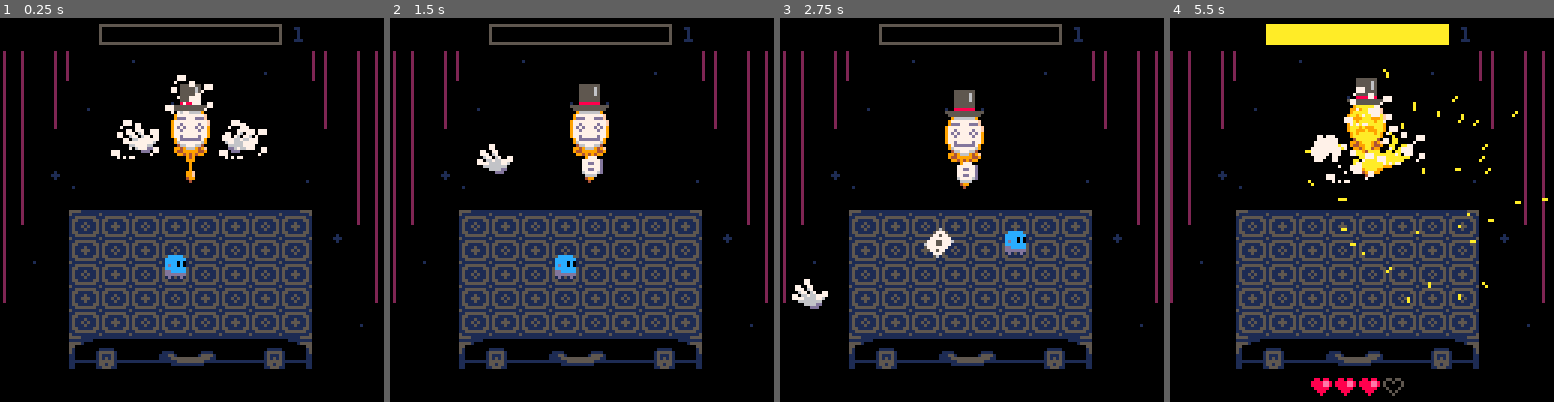
Above: before the commit, frames 1-4 (left to right).
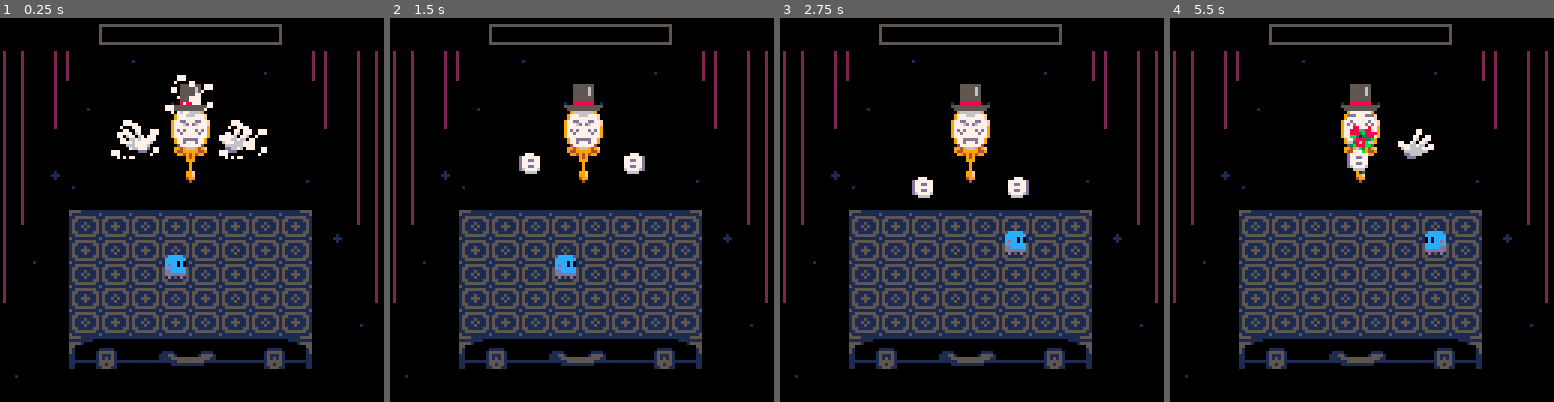
Above: after the commit, the same moments.

Repository: aylanonsense/just-one-boss
Game: PICO-8 cartridge cart.p8
Two runs of this game, one before a commit and one after it. Both use one fixed random seed, a clock stepped at 60 frames per second and the inputs below.
Inputs:
- Up to frame 1 (0.25 s): no input
- Up to frame 2 (1.5 s): tap X (X key) at 0.33, 1.07 s; tap O (Z key) at 0.7 s
- Up to frame 3 (2.75 s): hold Right 1.6-2.1 s; tap O (Z key) at 1.7, 2.1, 2.5 s; tap X (X key) at 1.85 s; hold Up 2.15-2.42 s; hold Right from 2.47 s (still down)
- Up to frame 4 (5.5 s): tap O (Z key) every 0.4 s from 2.9 to 5.3 s; tap X (X key) at 2.97, 4.08, 5.2 s; release Right at 3.03 s; hold Left 3.08-3.58 s; hold Down 3.63-3.97 s; hold Right 4.02-4.68 s; hold Up 4.73-5.03 s; hold Left from 5.08 s (still down)

The runs differ from the first frame. In frame 1, 0.7% of the frame differs, in the area x 3-79%, y 2-94%; in frame 2, 2.3%; in frame 3, 3.0%; in frame 4, 21%, in the area x 0-99%, y 1-99%.

Commit message:
Cleaned up and minified everything except the entities, also removed the color code

Diff:
--- a/cart.p8
+++ b/cart.p8
@@ -37,34 +37,32 @@
 -- useful noop function
 function noop() end
 
--- global constants
-local color_ramp_str="751000007d5100007e82100076b351007f94210076d510007776d51077776d1077e821007fa9421077fa9410776b3510776cd510776d510077fe8210777f9410"
-local color_ramps={}
-
 -- global config vars
-local beginning_phase=1
-local one_hit_ko=true
-local tiles_collected
+local beginning_phase=2
+local one_hit_ko=false
 
 -- global scene vars
 local scenes
 local scene
 local scene_frame
-local freeze_frames=0
-local screen_shake_frames=0
+local freeze_frames
+local screen_shake_frames
+local rainbow_color
 
 -- global promise vars
 local promises={}
 
 -- global entity vars
+local entities
+local new_entities
 local player
 local player_health
 local player_reflection
 local boss
+local boss_health
 local boss_reflection
-local boss_health
-local entities
-local new_entities
+
+-- global entities classes
 local entity_classes={
 	instructions={
 		x=40,
@@ -76,29 +74,31 @@
 			for i=0,3 do
 				if btn(i) and not self.button_presses[i] then
 					self.num_buttons_pressed+=1
+					local frames=150-30*self.num_buttons_pressed
 					if self.frames_to_death<=0 then
-						self.frames_to_death=180-30*self.num_buttons_pressed
+						self.frames_to_death=frames
 					else
-						self.frames_to_death=min(self.frames_to_death,180-30*self.num_buttons_pressed)
+						self.frames_to_death=min(self.frames_to_death,frames)
 					end
 					self.button_presses[i]=true
 				end
 			end
 		end,
 		draw=function(self)
-			local x,y,fade=self.x,self.y,0
-			if self.frames_to_death>0 then
-				fade=min(0,flr(self.frames_to_death/15)-3)
-			end
-			print("press",x-9,y-18,get_color(6,fade))
+			local x,y=self.x,self.y
+			print("press",x-9,y-18,self:calc_color(4))
 			print("to move",x-13,y+16)
-			print("”",x-3,y-9,self:choose_color(2,fade)) -- up
-			print("‹",x-13,y-1,self:choose_color(0,fade)) -- left
-			print("‘",x+7,y-1,self:choose_color(1,fade)) -- right
-			print("ƒ",x-3,y+7,self:choose_color(3,fade)) -- down
-		end,
-		choose_color=function(self,dir,fade)
-			return get_color(ternary(self.button_presses[dir],6,13),fade)
+			print("”",x-3,y-9,self:calc_color(2)) -- up
+			print("‹",x-13,y-1,self:calc_color(0)) -- left
+			print("‘",x+7,y-1,self:calc_color(1)) -- right
+			print("ƒ",x-3,y+7,self:calc_color(3)) -- down
+		end,
+		calc_color=function(self,dir)
+			if self.frames_to_death==mid(1,self.frames_to_death,20) then
+				return 1
+			else
+				return ternary(self.button_presses[dir],6,13)
+			end
 		end,
 		on_death=function(self)
 			spawn_magic_tile(50)
@@ -208,8 +208,8 @@
 				spritesheet_x=66
 				if self.bump_frames<=0 then
 					local c=ternary(self.teeter_frames%4<2,8,9)
-					pal2(c)
-					pal2(17-c,self.secondary_color)
+					palt2(c)
+					pal(17-c,self.secondary_color)
 					spritesheet_x=44
 				end
 				if facing=="up" then
@@ -230,9 +230,9 @@
 				spritesheet_x,spritesheet_y,spritesheet_height,dx,dy,flipped=77,0,10,5,8,self.stun_frames%6>3
 			end
 			-- draw the sprite
-			pal2(3)
-			pal2(12,self.primary_color)
-			pal2(13,self.secondary_color)
+			palt2(3)
+			pal(12,self.primary_color)
+			pal(13,self.secondary_color)
 			pal(1,self.eye_color)
 			if self.invincibility_frames%4<2 or self.stun_frames>0 then
 				sspr2(spritesheet_x,spritesheet_y,11,spritesheet_height,self.x-dx,self.y-dy,flipped)
@@ -311,7 +311,7 @@
 		end,
 		draw=function(self)
 			if self.visible then
-				pal2(3)
+				palt2(3)
 				local i
 				for i=1,4 do
 					local sprite
@@ -370,7 +370,7 @@
 		draw=function(self)
 			if self.visible then
 				local x,y=self.x,self.y
-				rect(x-30,y-3,x+30,y+3,get_color(ternary(self.rainbow_frames>0,16,5)))
+				rect(x-30,y-3,x+30,y+3,ternary(self.rainbow_frames>0,rainbow_color,5))
 				rectfill(x-30,y-3,x+mid(-30,-31+self.visible_health,29),y+3)
 			end
 		end,
@@ -406,14 +406,17 @@
 			end
 		end,
 		draw=function(self)
-			local x,y,tile_color,bg_color,fade=self.x,self.y,16,1,max(0,3-flr(self.frames_alive/2))
-			if self.frames_to_death>0 then
-				tile_color,bg_color,fade=6,6,flr(self.frames_to_death/4)
+			local x,y,tile_color,bg_color=self.x,self.y,rainbow_color,1
+			if self.frames_to_death>0 or self.frames_alive<4 then
+				tile_color,bg_color=7,7
+				if self.frames_to_death==mid(1,self.frames_to_death,2) then
+					tile_color,bg_color=6,6
+				end
 			end
 			-- draw background
-			rectfill(x-4,y-3,x+4,y+3,get_color(bg_color,fade))
+			rectfill(x-4,y-3,x+4,y+3,bg_color)
 			-- draw tile
-			rect(x-4,y-3,x+4,y+3,get_color(tile_color,fade))
+			rect(x-4,y-3,x+4,y+3,tile_color)
 			rect(x-2,y-1,x+2,y+1)
 		end,
 		on_hurt=function(self)
@@ -465,11 +468,11 @@
 			self:apply_velocity()
 		end,
 		draw=function(self)
-			pal2(3)
+			palt2(3)
 			-- some cards are red
 			if self.has_heart then
-				pal2(5,8)
-				pal2(6,15)
+				pal(5,8)
+				pal(6,15)
 			end
 			-- spin counter-clockwise when moving left
 			local f=flr(self.frames_alive/5)%4
@@ -492,9 +495,9 @@
 			self.hitbox_channel=ternary(self.frames_to_death>self.hittable_frames,1,0) -- player
 		end,
 		draw=function(self)
-			pal2(4)
-			pal2(8,self.color)
-			pal2(15,self.accent_color)
+			palt2(4)
+			pal(8,self.color)
+			pal(15,self.accent_color)
 			sspr2(9*ceil(self.frames_to_death/34)+88,85,9,8,self.x-4,self.y-4,self.flipped)
 		end,
 		bloom=function(self)
@@ -526,7 +529,7 @@
 			self:apply_velocity()
 		end,
 		draw=function(self)
-			pal2(3)
+			palt2(3)
 			if self.frames_alive<36 then
 				circfill(self.target_x,self.target_y,min(flr(self.frames_alive/7),4),2)
 			end
@@ -567,17 +570,7 @@
 			self:apply_velocity()
 		end,
 		draw=function(self)
-			local fade=0
-			if self.fade_in_rate then
-				fade=max(fade,3-flr(self.frames_alive/self.fade_in_rate))
-			end
-			if self.fade_out_rate then
-				fade=min(fade,flr(self.frames_to_death/self.fade_out_rate)-3)
-			end
-			if self.reverse_fade then
-				fade*=-1
-			end
-			line(self.x,self.y,self.prev_x,self.prev_y,get_color(self.color,fade))
+			line(self.x,self.y,self.prev_x,self.prev_y,ternary(self.color==16,rainbow_color,self.color))
 		end
 	},
 	magic_mirror={
@@ -617,9 +610,6 @@
 				local x,y,angle=self.x,self.y,rnd()
 				spawn_entity("particle",x+22*cos(angle),y+22*sin(angle),{
 					color=14,
-					fade_in_rate=3,
-					fade_out_rate=2,
-					reverse_fade=true,
 					frames_to_death=18
 				}):move(x,y,20,ease_out)
 			end
@@ -629,12 +619,12 @@
 			if self.is_reflection then
 				local i
 				for i=1,15 do
-					pal2(i,3)
-				end
-				pal2(7,11)
-				pal2(6,11)
-			end
-			pal2(3)
+					pal(i,3)
+				end
+				pal(7,11)
+				pal(6,11)
+			end
+			palt2(3)
 			if self.visible then
 				-- draw mirror
 				sspr2(115,84,13,30,x-6,y-12)
@@ -647,17 +637,14 @@
 				if not self.is_reflection then
 					local i
 					for i=1,15 do
-						pal2(i,16)
+						pal(i,rainbow_color)
 					end
-					if self.expression>0 and self.expression!=5 and self.expression!=4 then
-						pal2(13,16,-1)
-					end
-					pal2(3)
+					palt2(3)
 				end
 				sspr2(117,114,11,14,x-5,y-7,false,self.expression==5 and (self.frames_alive)%4<2)
 				if not self.is_reflection then
 					pal()
-					pal2(3)
+					palt2(3)
 				end
 			end
 			if self.visible then
@@ -882,7 +869,7 @@
 					self.left_hand:move(-18,6,20,ease_in,nil,true)
 				end)
 			return promise:and_then_sequence(
-				{self.right_hand,"move",0,10,20,ease_in_out,{-25,-20,-25,0},true},
+				{self.right_hand,"move",0,10,20,ease_out_in,{-25,-20,-25,0},true},
 				15)
 		end,
 		conjure_flowers=function(self,density)
@@ -1188,25 +1175,24 @@
 			local x,y=self.x+self.idle_x,self.y+self.idle_y
 			if self.visible then
 				if self.is_holding_bouquet then
-					pal2(4)
+					palt2(4)
 					sspr2(97,85,9,16,self.x-1,self.y-12)
 					pal()
 				end
 				if self.is_reflection then
 					local i
 					for i=1,15 do
-						pal2(i,3)
+						pal(i,3)
 					end
-					pal2(7,11)
-					pal2(6,11)
+					pal(7,11)
+					pal(6,11)
 				elseif boss_health.rainbow_frames>0 then
 					local i
 					for i=1,15 do
-						pal2(i,16)
+						pal(i,rainbow_color)
 					end
-					pal2(13,16,-1)
-				end
-				pal2(3)
+				end
+				palt2(3)
 				sspr2(12*self.pose-12,51,12,11,x-ternary(self.is_right_hand,7,4),y-8,self.is_right_hand)
 				if self.holding_wand then
 					if self.pose==1 then
@@ -1304,7 +1290,7 @@
 		end,
 		move_to_row=function(self,row)
 			return self:promise("set_pose",3)
-				:and_then("move",40+50*self.dir,8*row-4,18,ease_in_out,{10*self.dir,-10,10*self.dir,10})
+				:and_then("move",40+50*self.dir,8*row-4,18,ease_out_in,{10*self.dir,-10,10*self.dir,10})
 				:and_then("set_pose",2)
 		end,
 		set_pose=function(self,pose)
@@ -1335,11 +1321,11 @@
 		frames_to_death=150,
 		hurtbox_channel=2, -- pickup
 		draw=function(self)
-			pal2(3)
+			palt2(3)
 			local f=self.frames_to_death
 			if f>30 or f%4>1 then
 				if (f+4)%30>14 then
-					pal2(14,8)
+					pal(14,8)
 				end
 				sspr2(ternary(f%30<20,36,45),30,9,7,self.x-4,self.y-5-max(0,self.frames_alive-0.09*self.frames_alive*self.frames_alive))
 			end
@@ -1355,37 +1341,28 @@
 		frames_to_death=12,
 		render_layer=9,
 		draw=function(self)
-			pal2(3)
+			palt2(3)
 			sspr2(16*flr(self.frames_alive/3),37,16,14,self.x-8,self.y-8)
 		end
 	}
 }
 
-
 -- primary pico-8 functions (_init, _update, _draw)
 function _init()
-	-- unpack the color ramps from hex to actual ints
-	local i,j
-	for i=0,15 do
-		color_ramps[i]={}
-		for j=1,8 do
-			add(color_ramps[i],("0x"..(sub(color_ramp_str,8*i+j,8*i+j)))+0)
-		end
-	end
-	-- set up the scenes now that the functions are defined
+	-- set up the scenes
 	scenes={
 		game={init_game,update_game,draw_game}
 	}
 	-- run the "game" scene
-	scene,scene_frame=scenes.game,0
+	scene,scene_frame,freeze_frames,screen_shake_frames=scenes.game,0,0,0
 	calc_rainbow_color()
 	scene[1]()
 end
 
-local skip_frames=0
+-- local skip_frames=0
 function _update()
-	skip_frames=increment_counter(skip_frames)
-	if skip_frames%1>0 then return end
+	-- skip_frames=increment_counter(skip_frames)
+	-- if skip_frames%1>0 then return end
 	if freeze_frames>0 then
 		freeze_frames=decrement_counter(freeze_frames)
 		player:check_inputs() -- todo other scenes won't like this
@@ -1422,17 +1399,14 @@
 	-- reset everything
 	entities,new_entities={},{}
 	-- create starting entities
-	tiles_collected=0
-	player=spawn_entity("player",35,20)
-	player_health=spawn_entity("player_health")
-	player_reflection=nil
-	boss=nil
-	boss_reflection=nil
-	boss_health=spawn_entity("boss_health")
-	if beginning_phase>0 then
+	player_health,player,player_reflection=spawn_entity("player_health"),spawn_entity("player",35,20) -- ,nil
+	boss_health,boss,boss_reflection=spawn_entity("boss_health") -- ,nil,nil
+	if beginning_phase==0 then
+		spawn_entity("instructions")
+	else
+		-- skip to certain phase of the fight (for debug purposes)
 		boss=spawn_entity("magic_mirror")
 		boss.visible=true
-		-- player_health.visible=true
 		boss_health.visible=true
 		boss_health.phase=beginning_phase-1
 		if beginning_phase>3 then
@@ -1443,9 +1417,6 @@
 			"phase_change",
 			"return_to_ready_position",
 			"decide_next_action")
-	else
-		-- start the slow intro to the game
-		spawn_entity("instructions")
 	end
 	-- immediately add new entities to the game
 	add_new_entities()
@@ -1453,7 +1424,9 @@
 
 function update_game()
 	-- sort entities for updating
-	sort_list(entities,updates_before)
+	sort_list(entities,function(a,b)
+		return a.update_priority>b.update_priority
+	end)
 	-- update entities
 	local entity
 	for entity in all(entities) do
@@ -1485,7 +1458,9 @@
 	-- remove dead entities from the game
 	filter_out_finished(entities)
 	-- sort entities for rendering
-	sort_list(entities,renders_on_top_of)
+	sort_list(entities,function(a,b)
+		return ternary(a.render_layer==b.render_layer,a:row()>b:row(),a.render_layer>b.render_layer)
+	end)
 end
 
 function draw_game()
@@ -1496,10 +1471,40 @@
 	end
 	-- draw the background
 	camera(shake_x,-11)
-	draw_background()
+	-- draw "curtains"
+	local curtains,i={1,83,7,57,18,25,22,9}
+	for i=1,#curtains,2 do
+		local x,y=curtains[i],curtains[i+1]
+		line(x,0,x,y,2)
+		line(126-x,0,126-x,y)
+	end
+	-- draw stars
+	local stars={29,19,88,7,18,41,44,3,102,43,24,45,112,62,11,70,5,108,120,91,110,119}
+	circ(18,41,1,1)
+	circ(112,62,1)
+	for i=1,#stars,2 do
+		pset(stars[i],stars[i+1])
+	end
 	-- draw tiles
 	camera(shake_x-23,-65)
-	draw_tiles()
+	palt2(3)
+	local c,r
+	for c=0,7 do
+		for r=0,4 do
+			sspr2(93+(c+r)%2*11,76,11,9,10*c,8*r)
+		end
+	end
+	-- draw some other grid stuff
+	color(1)
+	line(16,-1,64,-1)
+	line(16,41,64,41)
+	line(16,49,64,49)
+	sspr2(68,90,20,5,30,46)
+	for i=0,1 do
+		sspr2(59,102,16,2,65*i,-1,i==1,true)
+		sspr2(59,102,16,12,65*i,40,i==1)
+	end
+	pal()
 	-- draw entities
 	foreach(entities,function(entity)
 		if not entity.is_user_interface then
@@ -1509,7 +1514,28 @@
 	end)
 	-- draw ui
 	camera(shake_x)
-	draw_ui()
+	-- palt2(3)
+	-- -- draw black boxes
+	-- rectfill(0,0,127,10,0)
+	-- rectfill(0,118,127,128)
+	-- -- draw score multiplier
+	-- sspr2(117,0,11,7,6,2)
+	-- print("4",8,3,0)
+	-- -- draw score
+	-- print("25700",101,3,1)
+	-- -- draw lives
+	-- sspr2(118,7,10,5,7,120)
+	-- print("3",19,120)
+	-- -- draw timer
+	-- print("17:03",101,120)
+	-- draw ui entities
+	pal()
+	foreach(entities,function(entity)
+		if entity.is_user_interface then
+			entity:draw()
+			pal()
+		end
+	end)
 	-- draw guidelines
 	-- camera()
 	-- color(3)
@@ -1525,75 +1551,71 @@
 	-- line(127,0,127,127) -- unused right line
 end
 
-function draw_background()
-	-- draw "curtains"
-	local curtains={1,83,7,57,18,25,22,9}
+-- particle functions
+function spawn_particle_burst(x,y,num_particles,color,speed)
 	local i
-	for i=1,#curtains,2 do
-		local x,y=curtains[i],curtains[i+1]
-		line(x,0,x,y,2)
-		line(126-x,0,126-x,y)
+	for i=1,num_particles do
+		local angle,particle_speed=(i+rnd(0.7))/num_particles,speed*rnd_num(0.5,1.2)
+		spawn_entity("particle",x,y,{
+			vx=particle_speed*cos(angle),
+			vy=particle_speed*sin(angle)-speed/2,
+			color=color,
+			gravity=0.1,
+			friction=0.25,
+			frames_to_death=rnd_int(13,19)
+		})
 	end
-	-- draw stars
-	local stars={29,19,88,7,18,41,44,3,102,43,24,45,112,62,11,70,5,108,120,91,110,119}
-	circ(18,41,1,1)
-	circ(112,62,1)
-	for i=1,#stars,2 do
-		pset(stars[i],stars[i+1])
+end
+
+function spawn_petals(x,y,num_petals,color)
+	local i
+	for i=1,num_petals do
+		spawn_entity("particle",x,y-2,{
+			vx=i-0.5-num_petals/2,
+			vy=rnd_num(-2,-1),
+			friction=0.1,
+			gravity=0.06,
+			frames_to_death=rnd_int(10,17),
+			color=color
+		})
 	end
 end
 
-function draw_tiles()
-	pal2(3)
-	-- draw tiles
-	local c,r
-	for c=0,7 do
-		for r=0,4 do
-			sspr2(93+(c+r)%2*11,76,11,9,10*c,8*r)
-		end
+-- magic tile functions
+function spawn_magic_tile(frames_to_death)
+	spawn_entity("magic_tile_spawn",10*rnd_int(1,8)-5,8*rnd_int(1,5)-4,{
+		frames_to_death=frames_to_death or 0
+	})
+end
+
+function on_magic_tile_picked_up(tile)
+	local phase,health=boss_health.phase,boss_health.health
+	if health<60 then
+		spawn_magic_tile(ternary(phase<1,80,120)-min(tile.frames_alive,30)) -- 30 frame grace period
 	end
-	-- draw some other grid stuff
-	color(1)
-	line(16,-1,64,-1)
-	line(16,41,64,41)
-	line(16,49,64,49)
-	sspr2(68,90,20,5,30,46)
-	for c=0,1 do
-		sspr2(59,102,16,2,65*c,-1,c==1,true)
-		sspr2(59,102,16,12,65*c,40,c==1)
+	if phase==0 then
+		if health==20 then
+			boss_health.visible=true
+		elseif health==40 then
+			boss=spawn_entity("magic_mirror")
+		elseif health==50 then
+			boss.visible=true
+		elseif health==60 then
+			boss:promise_sequence(
+				"intro",
+				"phase_change",
+				{"return_to_ready_position",nil,"right"},
+				"decide_next_action")
+		end
+	elseif phase>0 and health>=60 then
+		boss:promise_sequence(
+			"cancel_everything",
+			"reel",
+			"phase_change",
+			{"return_to_ready_position",2},
+			"decide_next_action")
 	end
-	pal()
-end
-
-function draw_ui()
-	pal2(3)
-	-- draw black boxes
-	rectfill(0,0,127,10,0)
-	rectfill(0,118,127,128)
-	if false then
-		-- draw score multiplier
-		sspr2(117,0,11,7,6,2)
-		print("4",8,3,0)
-		-- draw score
-		print("25700",101,3,1)
-		-- draw lives
-		sspr2(118,7,10,5,7,120)
-		print("3",19,120)
-		-- draw timer
-		print("17:03",101,120)
-	end
-	-- debug phase number
-	print(boss_health.phase,98,3,1)
-	-- draw ui entities
-	pal()
-	foreach(entities,function(entity)
-		if entity.is_user_interface then
-			entity:draw()
-			pal()
-		end
-	end)
-end
-
+end
 
 -- entity functions
 function spawn_entity(class_name,x,y,args,skip_init)
@@ -1700,17 +1722,6 @@
 	new_entities={}
 end
 
-function updates_before(a,b)
-	return a.update_priority>b.update_priority
-end
-
-function renders_on_top_of(a,b)
-	if a.render_layer==b.render_layer then
-		return a:row()>b:row()
-	end
-	return a.render_layer>b.render_layer
-end
-
 -- promise functions
 function make_promise(ctx,fn,...)
 	local args={...}
@@ -1823,86 +1834,13 @@
 	}
 end
 
--- magic tile functions
-function on_magic_tile_picked_up(tile)
-	if boss_health.health<60 then
-		spawn_magic_tile(ternary(boss_health.phase<1,80,120)-min(tile.frames_alive,30)) -- 30 frame grace period
-	end
-	tiles_collected=increment_counter(tiles_collected)
-	if boss_health.phase==0 then
-		if tiles_collected==2 then
-			boss_health.visible=true
-		elseif tiles_collected==4 then
-			boss=spawn_entity("magic_mirror")
-		elseif tiles_collected==5 then
-			boss.visible=true
-		elseif tiles_collected==6 then
-			boss:promise_sequence(
-				"intro",
-				"phase_change",
-				{"return_to_ready_position",nil,"right"},
-				"decide_next_action")
-		end
-	elseif boss_health.phase>0 then
-		if boss_health.health>=60 then
-			boss:cancel_everything()
-			boss:promise_sequence(
-				"reel",
-				"phase_change",
-				{"return_to_ready_position",2},
-				{boss,"decide_next_action"})
-		end
-	end
-end
-
-function spawn_magic_tile(frames_to_death)
-	spawn_entity("magic_tile_spawn",10*rnd_int(1,8)-5,8*rnd_int(1,5)-4,{frames_to_death=max(10,frames_to_death or 0)})
-end
-
-function spawn_particle_burst(x,y,num_particles,color,speed)
-	local i
-	for i=1,num_particles do
-		local angle=(i+rnd(0.7))/num_particles
-		local particle_speed=speed*rnd_num(0.5,1.2)
-		spawn_entity("particle",x,y,{
-			vx=particle_speed*cos(angle),
-			vy=particle_speed*sin(angle)-speed/2,
-			color=color,
-			gravity=0.1,
-			friction=0.25,
-			frames_to_death=rnd_int(13,19)
-		})
-	end
-end
-
-function spawn_petals(x,y,num_petals,color)
-	local i
-	for i=1,num_petals do
-		spawn_entity("particle",x,y-2,{
-			vx=(i-num_petals/2),
-			vy=rnd_num(-2,-1),
-			friction=0.1,
-			gravity=0.06,
-			frames_to_death=rnd_int(10,17),
-			color=color
-		})
-	end
-end
-
 -- drawing functions
 function calc_rainbow_color()
-	local rainbow_color=8+flr(scene_frame/4)%6
-	color_ramps[16]=color_ramps[ternary(rainbow_color==13,14,rainbow_color)]
-end
-
-function get_color(c,fade) -- fade between 3 (lightest) and -3 (darkest)
-	return color_ramps[c or 0][4-(fade or 0)]
-end
-
-function pal2(c1,c2,fade)
-	local c3=get_color(c2,fade or 0)
-	pal(c1,c3)
-	palt(c1,c3==0)
+	rainbow_color=8+flr(scene_frame/4)%6
+end
+
+function palt2(c)
+	palt(c,true)
 end
 
 function sspr2(x,y,width,height,x2,y2,flip_horizontal,flip_vertical)
@@ -1932,18 +1870,17 @@
 	return percent^2
 end
 
-function ease_in_out(percent)
+function ease_out_in(percent)
 	return ternary(percent<0.5,ease_out(2*percent)/2,0.5+ease_in(2*percent-1)/2)
 end
 
-function ease_out_in(percent)
-	return ternary(percent<0.5,ease_in(2*percent)/2,0.5+ease_out(2*percent-1)/2)
-end
+-- function ease_in_out(percent)
+-- 	return ternary(percent<0.5,ease_in(2*percent)/2,0.5+ease_out(2*percent-1)/2)
+-- end
 
 -- helper functions
 function freeze_and_shake_screen(f,s)
-	freeze_frames=max(f,freeze_frames)
-	screen_shake_frames=max(s,screen_shake_frames)
+	freeze_frames,screen_shake_frames=max(f,freeze_frames),max(s,screen_shake_frames)
 end
 
 -- round a number up to the nearest integer
